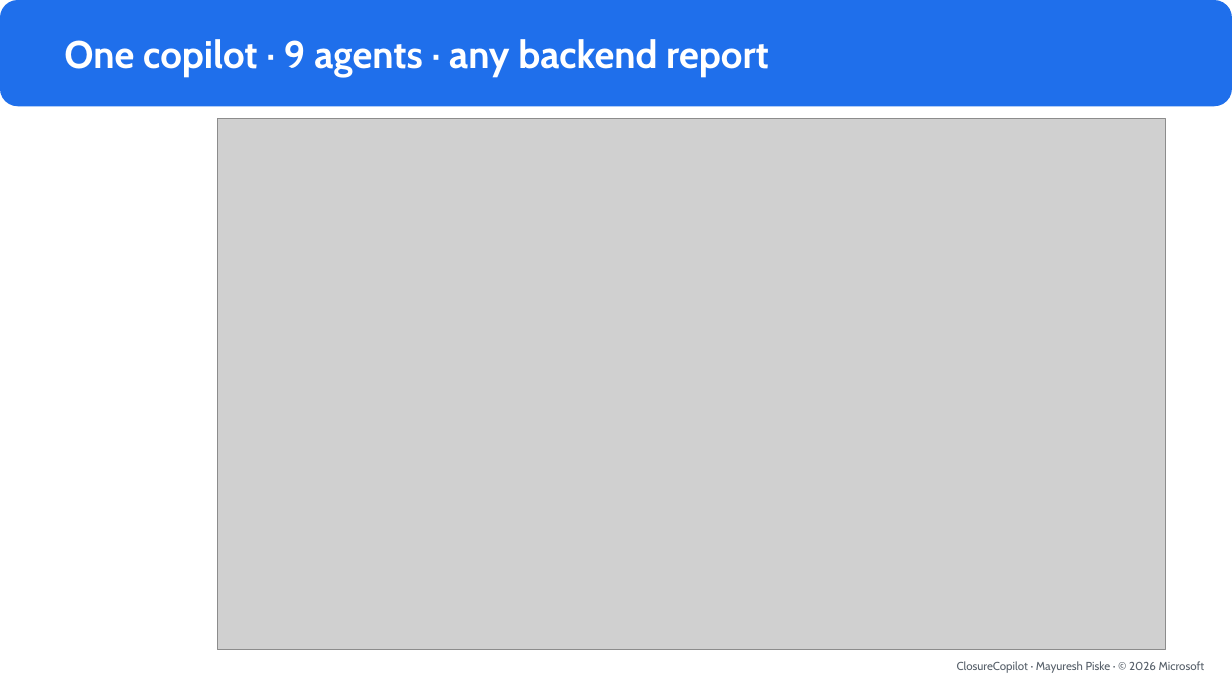
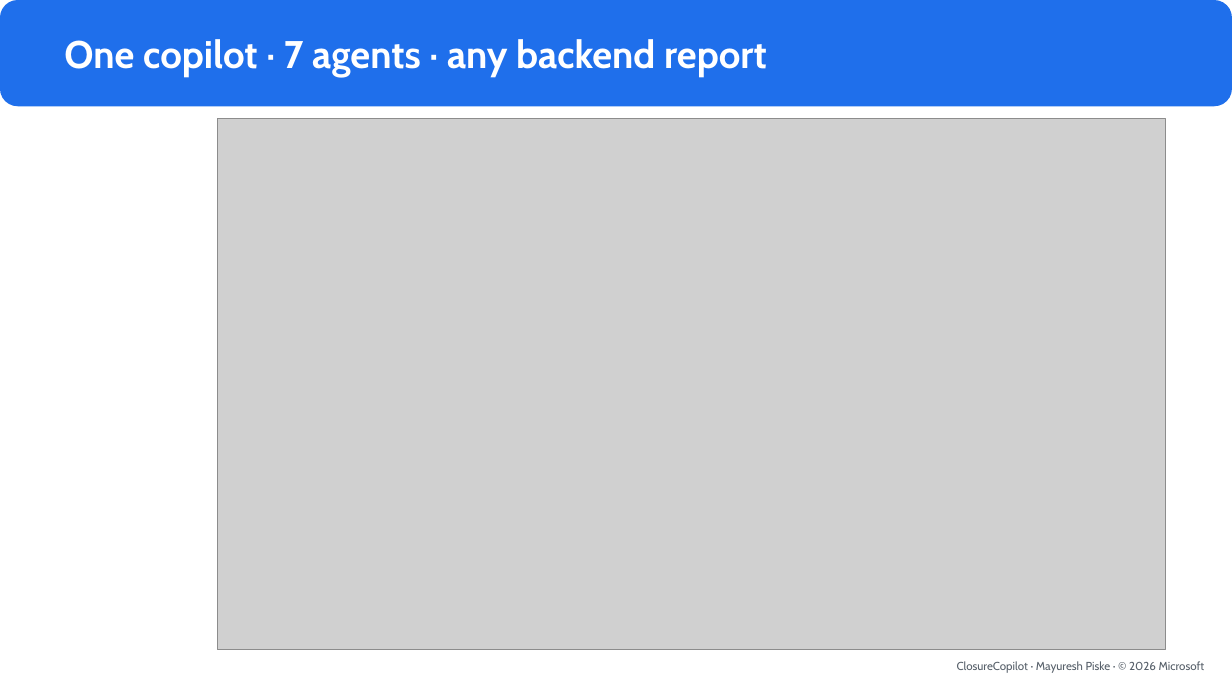
Before and after one commit to mayureshpiske19/ClosureCopilot, a slide deck: slide 3 of docs/ClosureCopilot.pptx. Drawn at 1232x693 pixels with LibreOffice and Linux fonts; fonts in the diff are those of the drawing; grey boxes stand for pictures. Boxes give left, top, right and bottom in pixels: in the first picture for what was removed or moved away, otherwise in the second. Text is boxed around its words. In the diff, an @@ line names an element or a change of style, - is before the commit and + after.

```diff
--- a/docs/ClosureCopilot.pptx
+++ b/docs/ClosureCopilot.pptx
@@ text at [64,39,767,78]: text changed @@
-One copilot · 9 agents · any backend report
+One copilot · 7 agents · any backend report
```
Also in this commit, not shown: 1 other slide changed, 4 other files.
